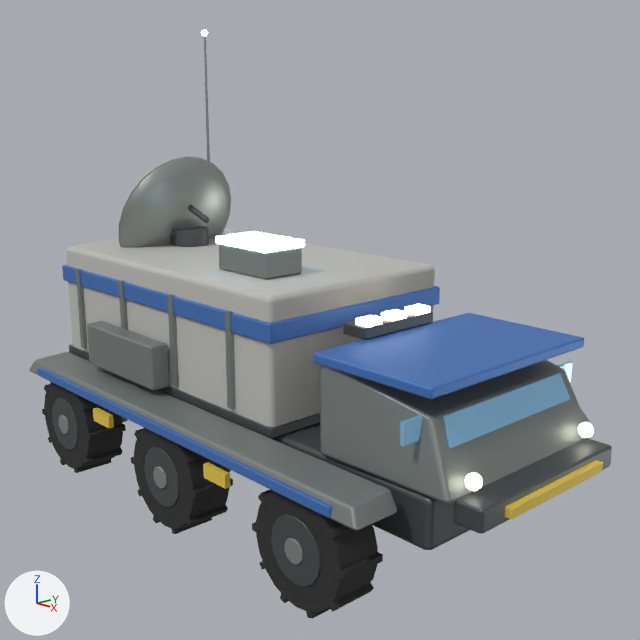
Before and after pictures for a commit that changed the Blender file models/crawler.blend.
Before and after are seen from a 50 mm lens placed at (73.8, -63.1, 43.9), pointed at (5.2, 0.7, 20.4). The axes (+X, +Y, +Z) are drawn at lower left. The lights are the same throughout. The older version comes first.

Names of what the first picture shows: 'body'.
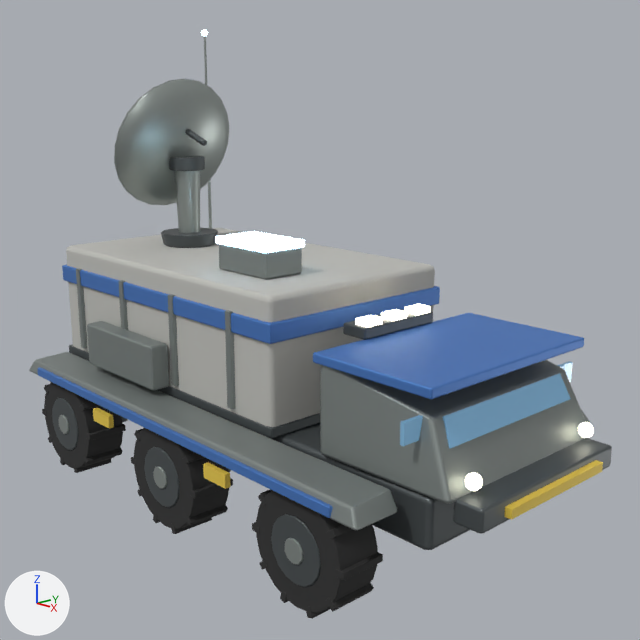
What differs and where, as boxes (x1, y1, x2, y2) in the pictures (640 x 640 px; the box of a moved part takes in the faces that stretch with it):
```json
{"part": 1, "of": "me_body", "change": "moved or reshaped", "before": [119, 157, 231, 247], "after": [114, 79, 229, 205]}
{"part": 2, "of": "me_body", "change": "added", "after": [185, 129, 207, 146]}
{"part": 3, "of": "me_body", "change": "added", "after": [174, 171, 200, 233]}
{"part": 4, "of": "me_body", "change": "moved or reshaped", "before": [171, 205, 209, 246], "after": [161, 156, 217, 247]}
```

The change, as JSON lines over the scene's bpy script:
```json
{"block": "me_body", "where": "# used by ob_body; location = (0.0, 0.0, 0.0)"}
{"op": "remove", "block": "me_body", "code": "me_body.from_pydata(...)  # 4608 vertices, 4530 faces, 1 loose edge; spans x -31.0..36.2, y -17.8..17.8, z -0.2..52.5"}
{"op": "add", "block": "me_body", "code": "me_body.from_pydata(...)  # 4712 vertices, 4612 faces, 1 loose edge; spans x -31.0..36.2, y -17.8..17.8, z -0.2..52.5"}
{"block": "me_body", "change": "me_body part 1: the loose piece of 74 vertices spanning x -23.6..-16.9, y -8.3..8.3, z 21.2..36.8 is moved by (0.0, 0.0, 9.2)"}
{"block": "me_body", "change": "me_body part 2: a new loose piece of 48 vertices spanning x -18.0..-14.0, y -0.4..0.4, z 38.2..40.2, in mat_gun (dark grey #595f61)"}
{"block": "me_body", "change": "me_body part 3: a new loose piece of 48 vertices spanning x -19.6..-16.4, y -1.6..1.6, z 27.0..36.0, in mat_steel (grey #a2aaa6)"}
{"block": "me_body", "change": "me_body part 4: 60 vertices moved from x -20.3..-15.7, y -2.4..2.4, z 26.0..31.0 to x -21.5..-14.5, y -3.6..3.6, z 26.0..36.7; 44 vertices removed from x -18.0..-14.0, y -0.4..0.4, z 29.0..31.0; 52 vertices added at x -20.1..-15.9, y -2.2..2.2, z 35.2..36.8"}
```
